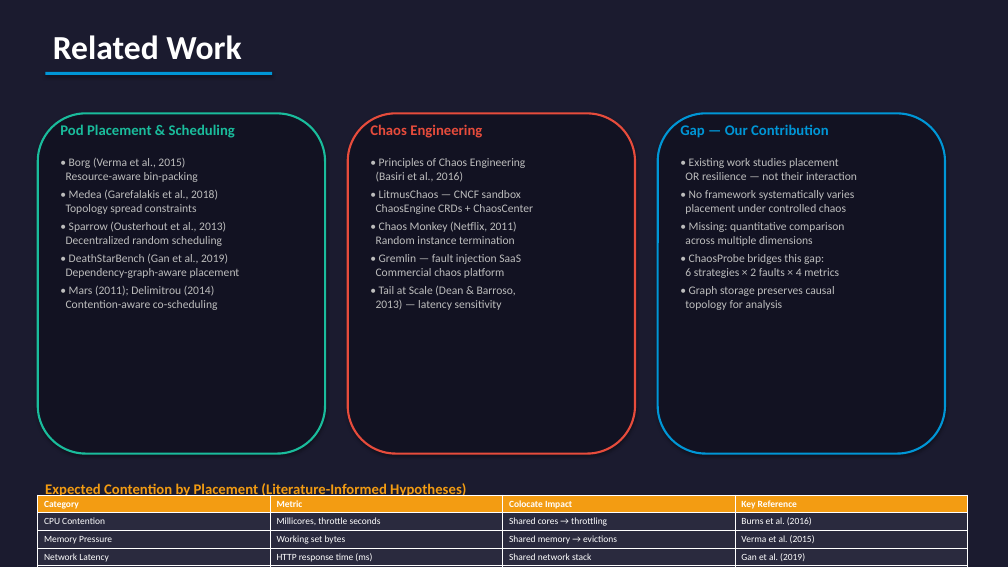
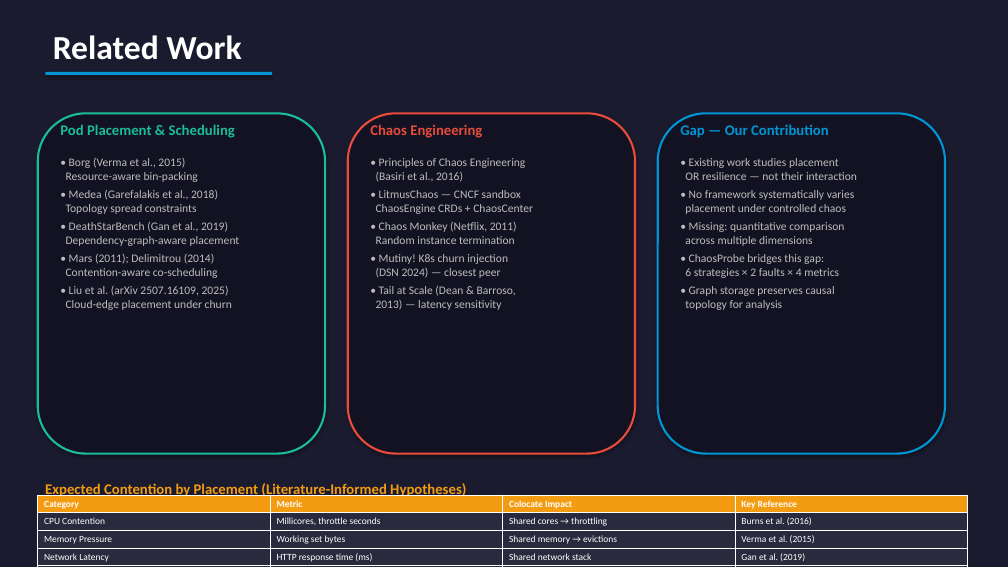
Before and after one commit to yhu02/uva-msc-thesis, a slide deck: slide 4 of ChaosProbe_Presentation.pptx. Drawn at 1008x567 pixels with LibreOffice and Linux fonts; fonts in the diff are those of the drawing. Boxes give left, top, right and bottom in pixels: in the first picture for what was removed or moved away, otherwise in the second. Text is boxed around its words. In the diff, an @@ line names an element or a change of style, - is before the commit and + after.

```diff
--- a/ChaosProbe_Presentation.pptx
+++ b/ChaosProbe_Presentation.pptx
@@ text at bbox=[66, 222, 226, 246]: paragraph removed @@
-• Sparrow (Ousterhout et al., 2013)
-Decentralized random scheduling
@@ text at bbox=[376, 254, 508, 278]: text changed @@
-• Gremlin — fault injection SaaS
-Commercial chaos platform
+• Mutiny! K8s churn injection
+(DSN 2024) — closest peer
@@ text at bbox=[66, 286, 232, 310]: paragraph added @@
+• Liu et al. (arXiv 2507.16109, 2025)
+Cloud-edge placement under churn
```
Also in this commit, not shown: 6 other slides changed, 1 slide added, 1 slide removed, 2 other files.
